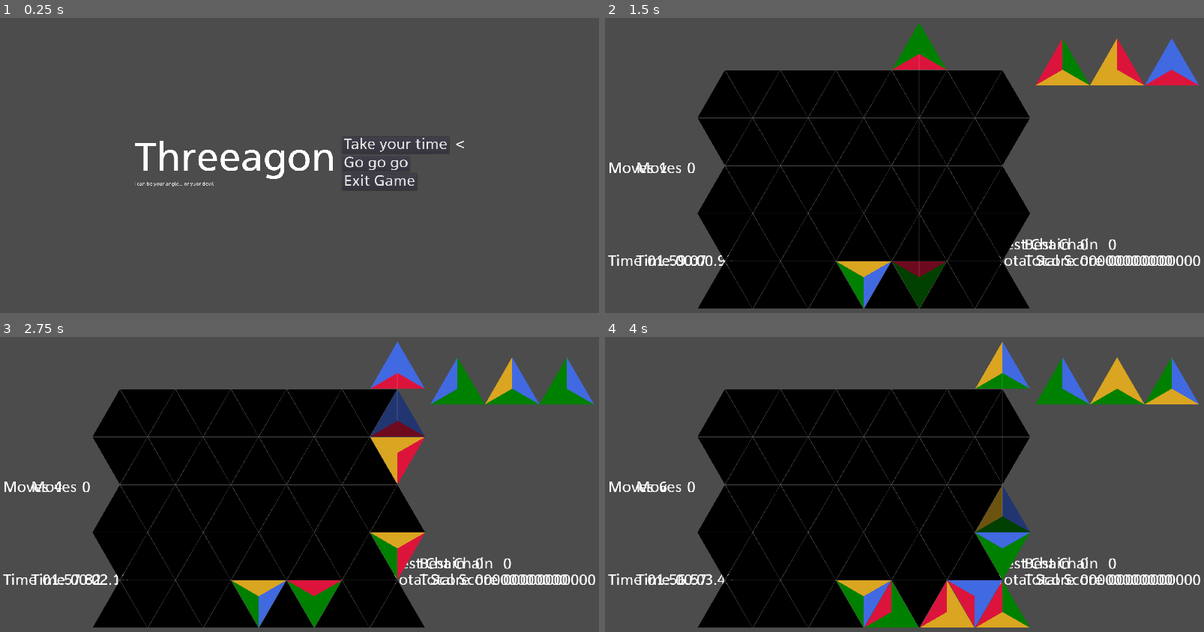
Above: before the commit, frames 1-4 (two rows, left to right).
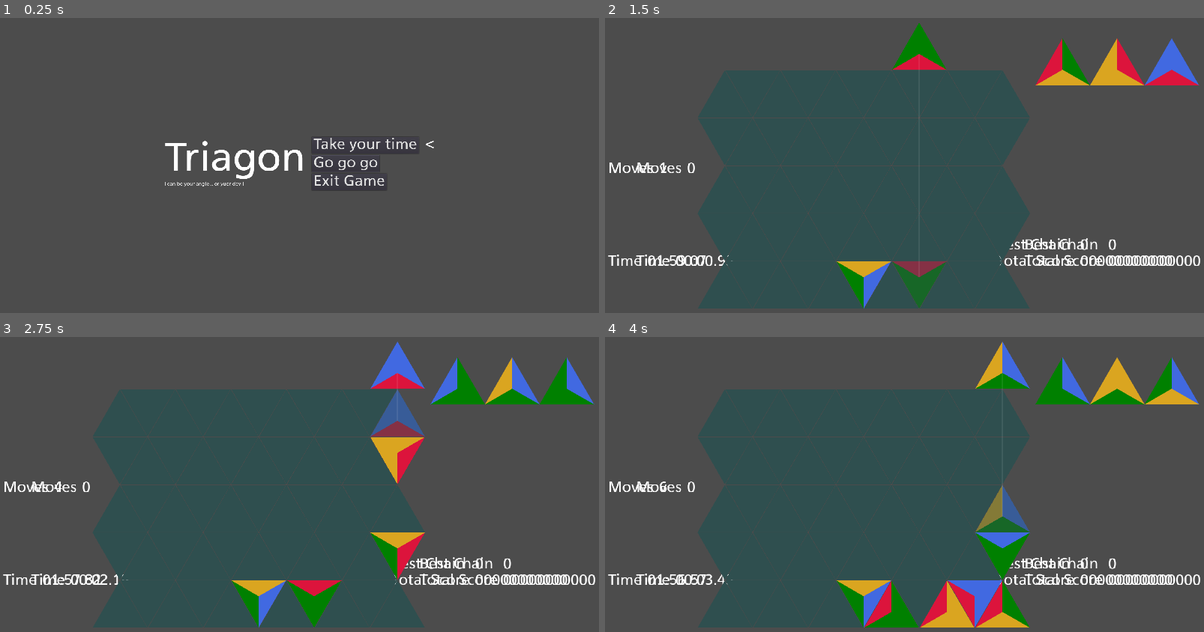
Above: after the commit, the same moments.

Repository: BoatsandJoes/tri-twist
Game: Godot game, scene res://scenes/ui/MainMenu.tscn
Two runs of this game, one before a commit and one after it. Both use one fixed random seed, a clock stepped at 60 frames per second and the inputs below.
Inputs:
- Up to frame 1 (0.25 s): no input
- Up to frame 2 (1.5 s): click "Go go go" at 0.5 s; tap Enter (ui_accept) at 1.25 s; hold D (right) from 1.28 s (still down); hold Keypad 6 (clockwise) from 1.28 s (still down)
- Up to frame 3 (2.75 s): tap Enter (ui_accept) at 1.52, 2.27 s; release D (right) at 2.03 s; release Keypad 6 (clockwise) at 2.03 s; hold Down (ui_down) from 2.03 s (still down); tap Keypad 7 (counterclockwise) at 2.1 s
- Up to frame 4 (4 s): release Down (ui_down) at 2.78 s; hold D (right) 2.78-3.53 s; hold Keypad 6 (clockwise) 2.78-3.53 s; hold Up (ui_up) from 3.53 s (still down); tap Keypad 7 (counterclockwise) at 3.6 s; tap Enter (ui_accept) at 3.77 s

The runs differ from the first frame. In frame 1, 2.2% of the frame differs, in the area x 22-78%, y 40-58%; in frame 2, 40%, in the area x 15-71%, y 17-99%; in frame 3, 37%; in frame 4, 36%.

Commit message:
Chain effect only shows on one piece. Changed working title to Triagon.

Diff:
--- a/scenes/TriangleCell.gd
+++ b/scenes/TriangleCell.gd
@@ -7,7 +7,7 @@
 # last color is the null color, for empty cells
 enum Direction {LEFT, RIGHT, VERTICAL, VERTICAL_POINT}
 enum Rotation {CLOCKWISE, COUNTERCLOCKWISE}
-var colors = [Color.royalblue, Color.crimson, Color.goldenrod, Color.webgreen, Color.black]
+var colors = [Color.royalblue, Color.crimson, Color.goldenrod, Color.webgreen, Color.darkslategray]
 var focusColors = [Color.dodgerblue, Color.indianred, Color.orange, Color.seagreen, Color.darkslategray]
 var highlightColors = [Color.deepskyblue, Color.deeppink, Color.gold, Color.green]
 var leftColor: int = colors.size() - 1
@@ -593,10 +593,13 @@
 
 # Called every frame. 'delta' is the elapsed time since the previous frame.
 func _process(delta):
-	if !$ClearTimer.is_stopped():
-		#TODO apply effect.
-		$ChainTimerBar.show()
-		$ChainTimerBar.value = $ClearTimer.time_left
+	if inGrid && get_parent().get_parent().get_parent().has_chain([rowIndex, columnIndex]):
+		if !$ClearTimer.is_stopped():
+			# apply effect.
+			$ChainTimerBar.show()
+			$ChainTimerBar.value = $ClearTimer.time_left
+		else:
+			$ChainTimerBar.hide()
 	else:
 		$ChainTimerBar.hide()
 
--- a/scenes/ui/MainMenu.tscn
+++ b/scenes/ui/MainMenu.tscn
@@ -54,28 +54,28 @@
 alignment = 1
 
 [node name="VBoxContainer3" type="VBoxContainer" parent="MarginContainer/HBoxContainer"]
-margin_left = 369.0
-margin_right = 1014.0
+margin_left = 461.0
+margin_right = 922.0
 margin_bottom = 960.0
 alignment = 1
 
 [node name="Title" type="Label" parent="MarginContainer/HBoxContainer/VBoxContainer3"]
 margin_top = 406.0
-margin_right = 645.0
+margin_right = 461.0
 margin_bottom = 534.0
 custom_fonts/font = SubResource( 1 )
-text = "Threeagon"
+text = "Triagon"
 
 [node name="Tagline" type="Label" parent="MarginContainer/HBoxContainer/VBoxContainer3"]
 margin_top = 538.0
-margin_right = 645.0
+margin_right = 461.0
 margin_bottom = 554.0
 custom_fonts/font = SubResource( 2 )
 text = "I can be your angle... or yuor devil"
 
 [node name="VBoxContainer" type="VBoxContainer" parent="MarginContainer/HBoxContainer"]
-margin_left = 1034.0
-margin_right = 1382.0
+margin_left = 942.0
+margin_right = 1290.0
 margin_bottom = 960.0
 custom_constants/separation = 5
 alignment = 1
@@ -105,8 +105,8 @@
 text = "Exit Game"
 
 [node name="VBoxContainer2" type="VBoxContainer" parent="MarginContainer/HBoxContainer"]
-margin_left = 1402.0
-margin_right = 1431.0
+margin_left = 1310.0
+margin_right = 1339.0
 margin_bottom = 960.0
 custom_constants/separation = 13
 alignment = 1
